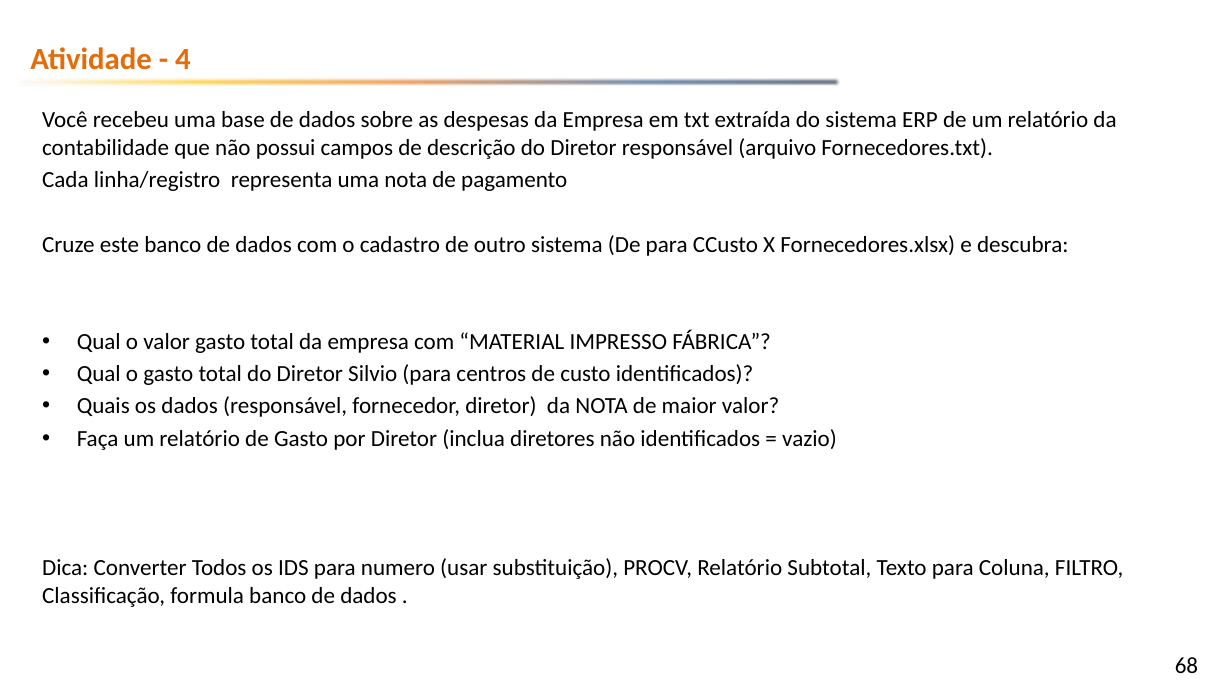
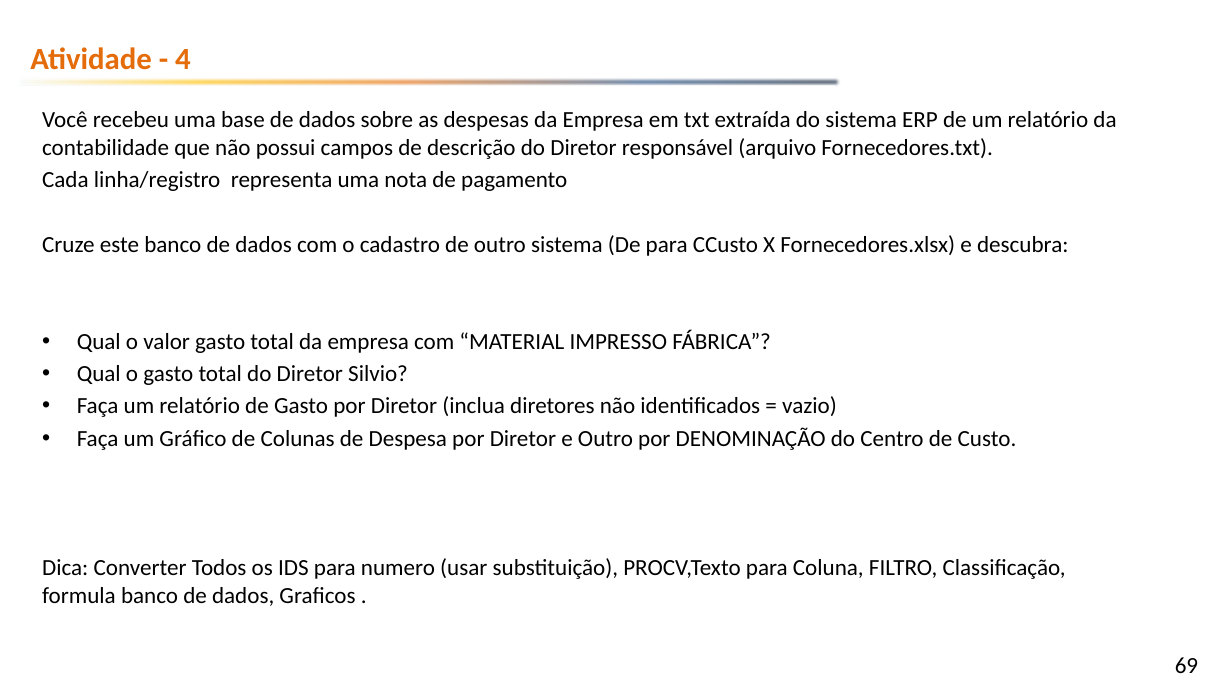
Before and after one commit to emerson-fenrir/Excel_Basico, a slide deck: slide 69 of Professor/Aula3.pptx (slide 68 before the commit). Drawn at 1232x693 pixels with LibreOffice and Linux fonts; fonts in the diff are those of the drawing; background and template pictures are left out. Boxes give left, top, right and bottom in pixels: in the first picture for what was removed or moved away, otherwise in the second. Text is boxed around its words. In the diff, an @@ line names an element or a change of style, - is before the commit and + after.

```diff
--- a/Professor/Aula3.pptx
+++ b/Professor/Aula3.pptx
@@ text at <box>77,365,408,385</box>: text changed @@
-• Qual o gasto total do Diretor Silvio (para centros de custo identificados)?
-• Quais os dados (responsável, fornecedor, diretor) da NOTA de maior valor?
+• Qual o gasto total do Diretor Silvio?
@@ text at <box>42,427,1066,606</box>: text changed @@
-Dica: Converter Todos os IDS para numero (usar substituição), PROCV, Relatório Subtotal, Texto para Coluna, FILTRO, Classificação, formula banco de dados .
+• Faça um Gráfico de Colunas de Despesa por Diretor e Outro por DENOMINAÇÃO do Centro de Custo.
+Dica: Converter Todos os IDS para numero (usar substituição), PROCV,Texto para Coluna, FILTRO, Classificação, formula banco de dados, Graficos .
@@ page number at <box>1175,657,1198,673</box>: text changed @@
-68
+69
```
Also in this commit, not shown: 2 other slides changed, 1 slide added, 11 other files.
